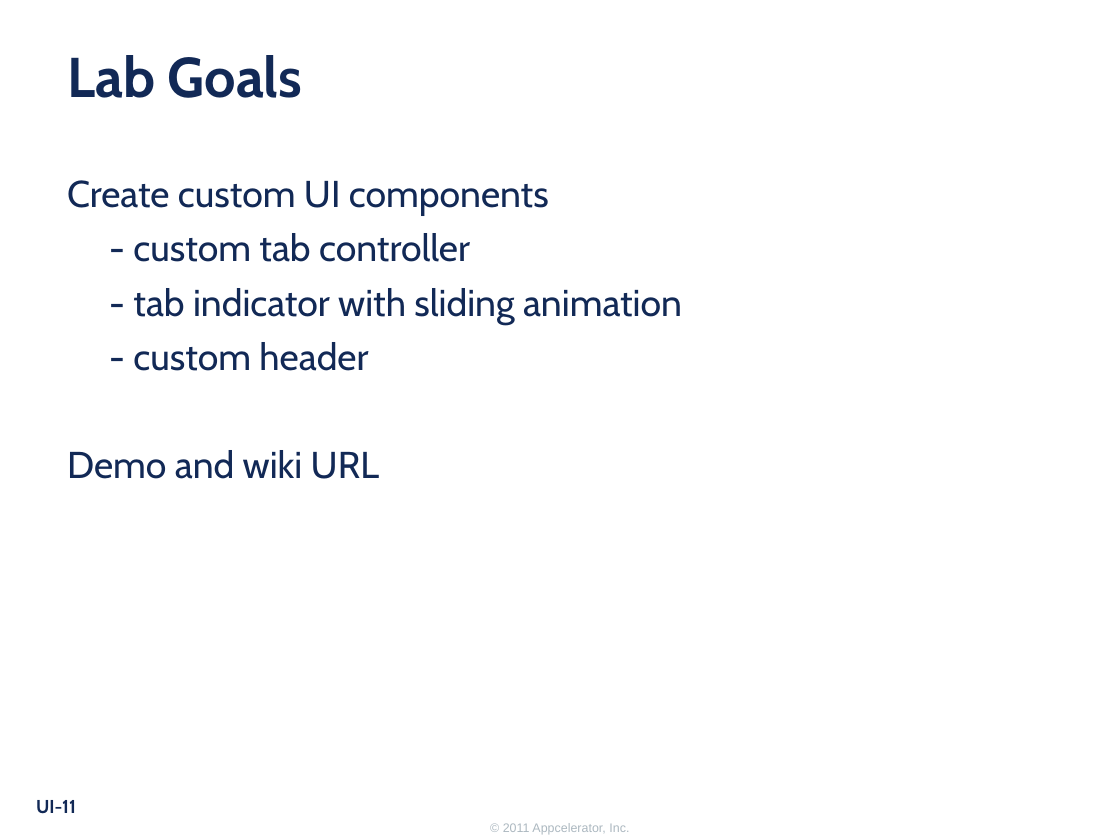
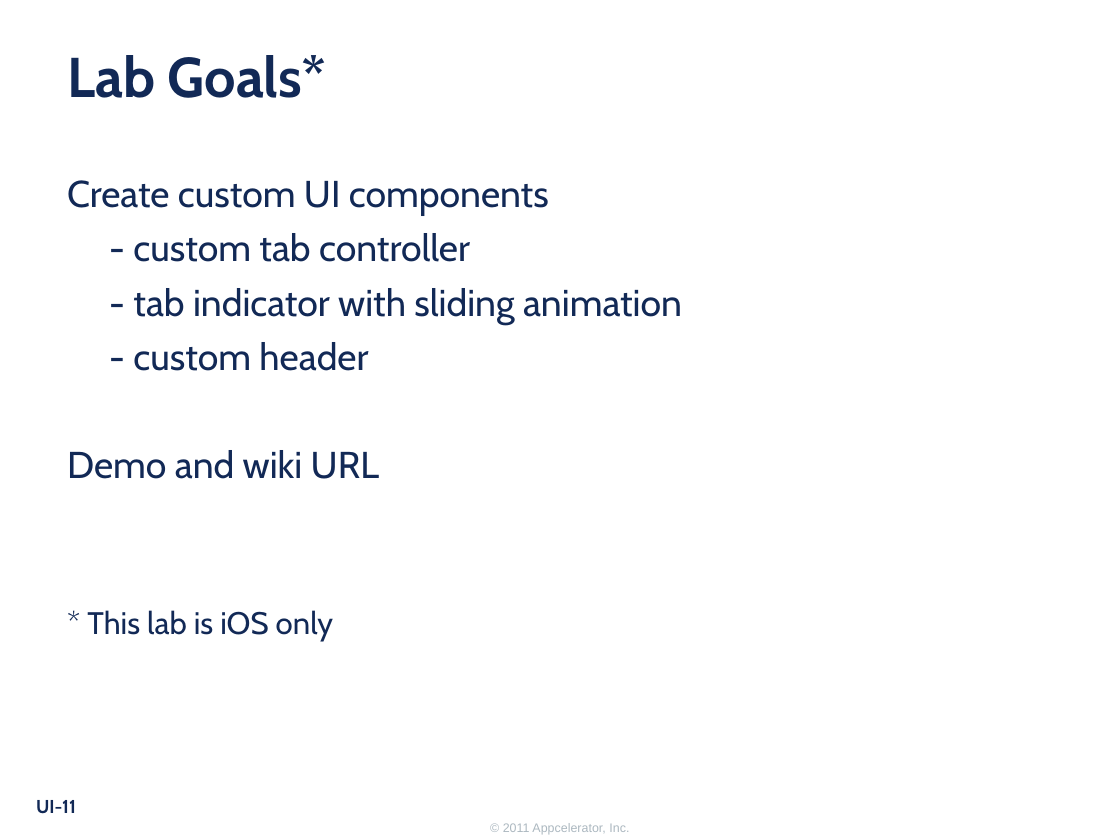
Before and after one commit to appcelerator-forks/appcelerator-training.tcmd_certification, a slide deck: slide 11 of 315.pptx. Drawn at 1120x840 pixels with LibreOffice and Linux fonts; fonts in the diff are those of the drawing; background and template pictures are left out. Boxes give left, top, right and bottom in pixels: in the first picture for what was removed or moved away, otherwise in the second. Text is boxed around its words. In the diff, an @@ line names an element or a change of style, - is before the commit and + after.

```diff
--- a/315.pptx
+++ b/315.pptx
@@ title at box(67, 55, 327, 98): text changed @@
-Lab Goals
+Lab Goals*
@@ text at box(87, 610, 333, 642): paragraph added @@
+* This lab is iOS only
```
Also in this commit, not shown: 5 other files.
